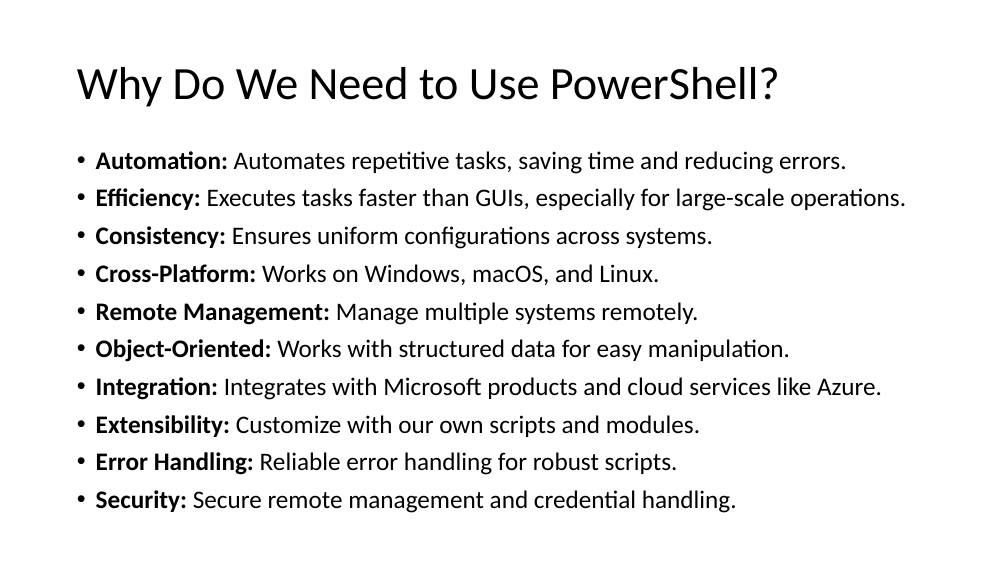
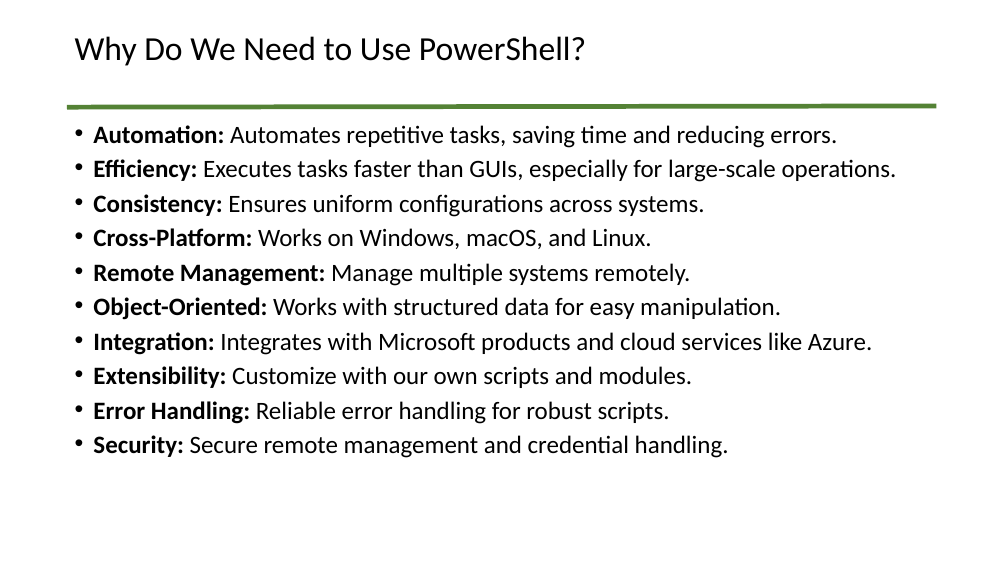
Before and after one commit to PSRITPro/my-learning-journal, a slide deck: slide 7 of PowerShell/Day1/PowerShell.pptx (slide 6 before the commit). Drawn at 1008x567 pixels with LibreOffice and Linux fonts; fonts in the diff are those of the drawing. Boxes give left, top, right and bottom in pixels: in the first picture for what was removed or moved away, otherwise in the second. Text is boxed around its words. In the diff, an @@ line names an element or a change of style, - is before the commit and + after.

```diff
--- a/PowerShell/Day1/PowerShell.pptx
+++ b/PowerShell/Day1/PowerShell.pptx
@@ title "Why Do We Need to ...": place and size @@
-title "Why Do We Need to ..." at (77, 67, 780, 107)
+title "Why Do We Need to ..." at (67, 23, 937, 76)
@@ title "Why Do We Need to ..." at (67, 23, 937, 76): size 44 to 32 pt; outline none to #FFFFFF 0.75 pt @@
@@ line added from (67, 107) to (937, 106), #548235 4.5 pt @@
@@ text "Automation: Automates repetitive tasks, saving ...": place and size @@
-text "Automation: Automates repetitive tasks, saving ..." at (96, 151, 906, 513)
+text "Automation: Automates repetitive tasks, saving ..." at (93, 125, 897, 458)
@@ text "Automation: Automates repetitive tasks, saving ..." at (93, 125, 897, 458): size 24 to 23.8 pt; line spacing 0.9 to 0.8; vertical alignment middle to top @@
```
Also in this commit, not shown: 7 other slides changed, 3 slides added, 4 other files.
